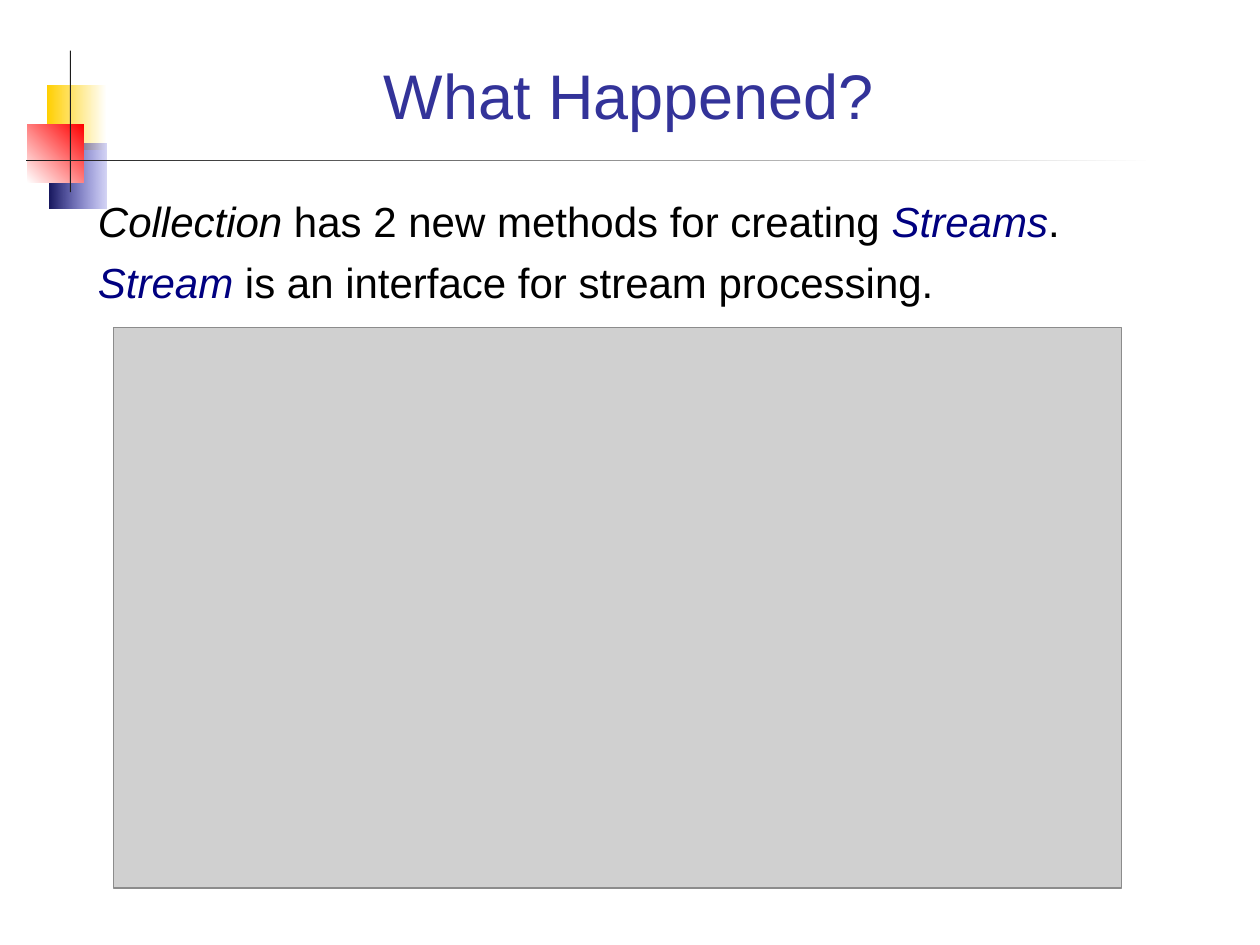
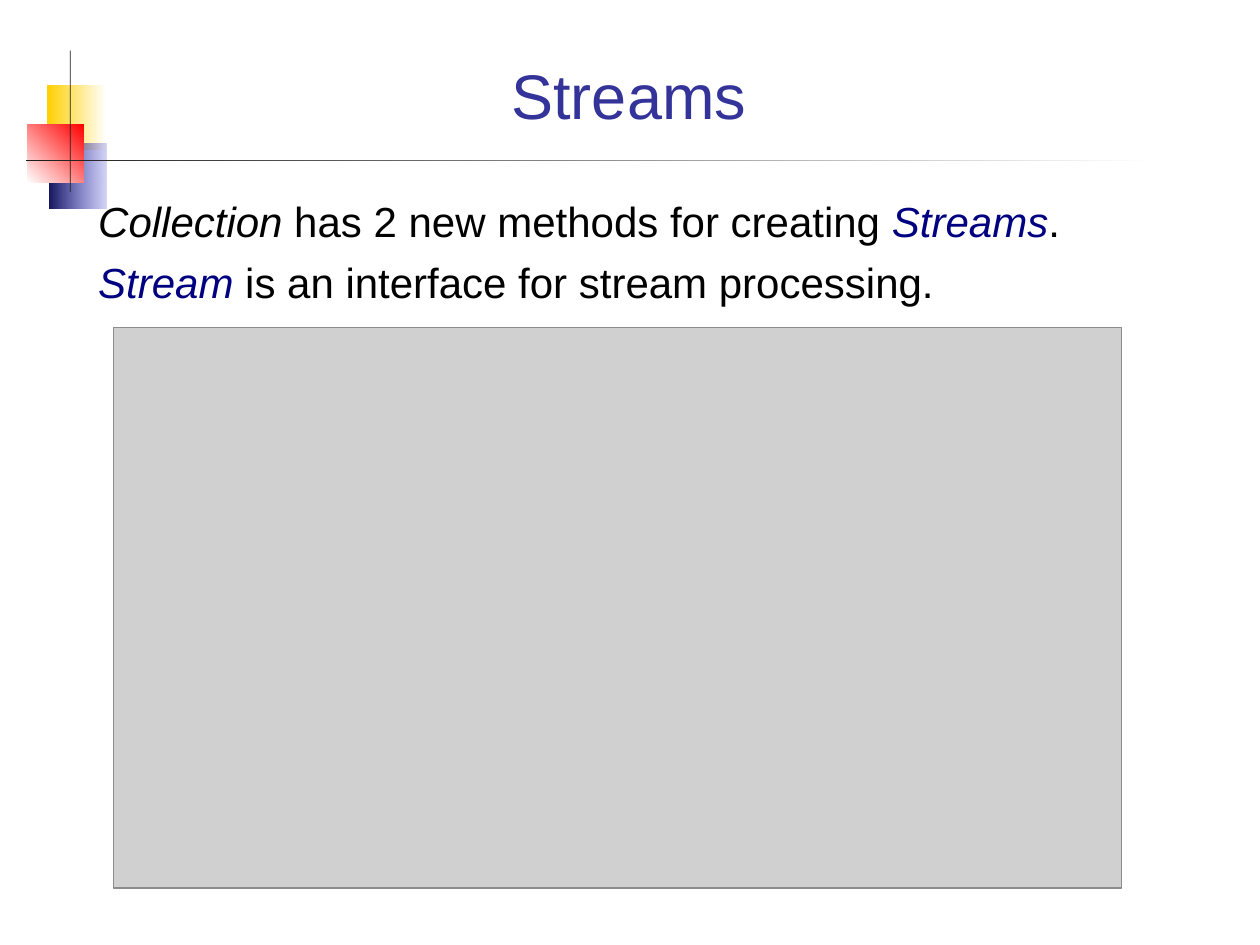
Before and after one commit to skeoop/skeoop.github.io, a slide deck: slide 7 of java8/Streams.ppt (slide 6 before the commit). Drawn at 1260x945 pixels with LibreOffice and Linux fonts; fonts in the diff are those of the drawing; grey boxes stand for pictures. Boxes give left, top, right and bottom in pixels: in the first picture for what was removed or moved away, otherwise in the second. Text is boxed around its words. In the diff, an @@ line names an element or a change of style, - is before the commit and + after.

```diff
--- a/java8/Streams.ppt
+++ b/java8/Streams.ppt
@@ title at [512,75,746,120]: text changed @@
-What Happened?
+Streams
```
Also in this commit, not shown: 9 other slides changed, 12 slides added, 1 slide removed, 2 other files.
